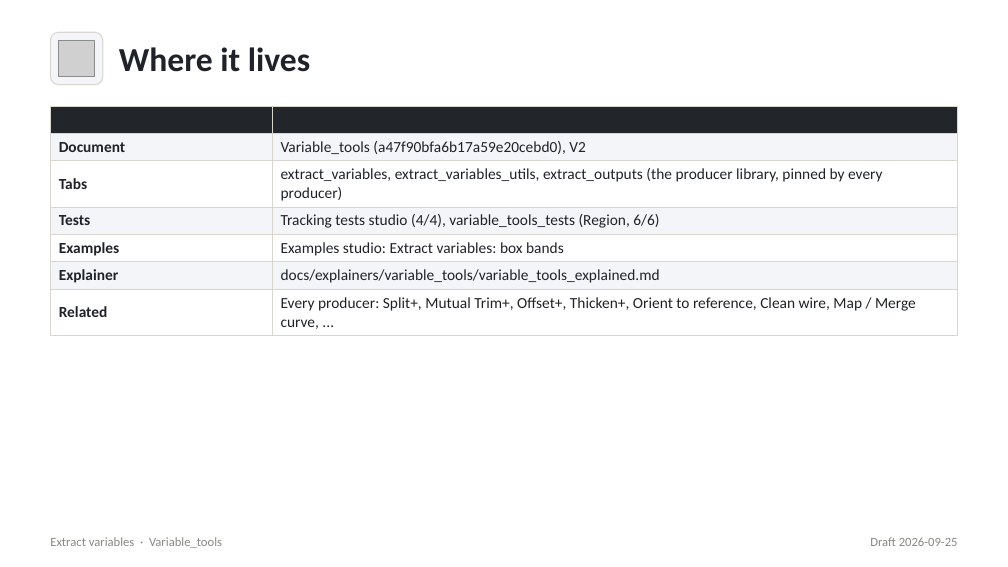
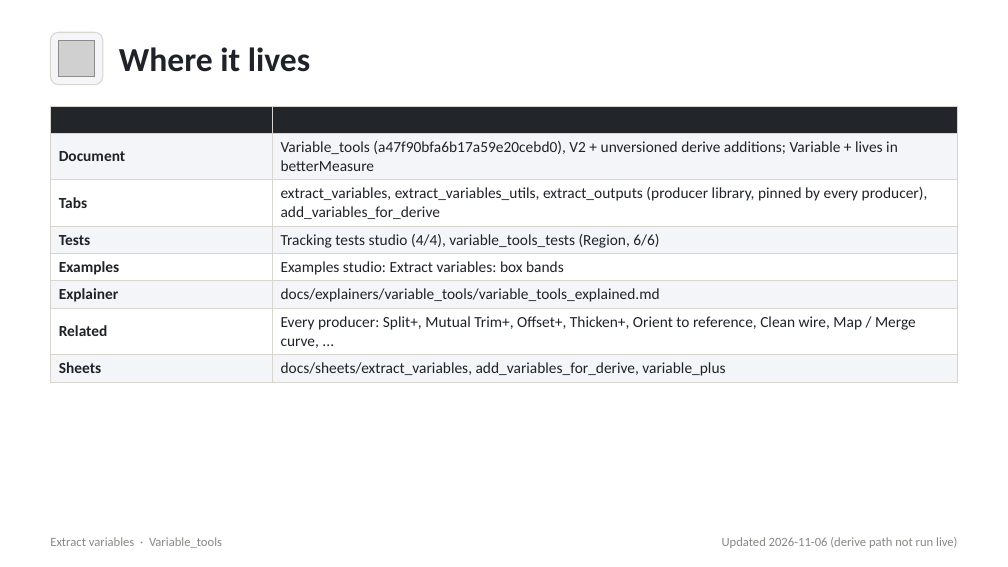
Before and after one commit to jedyeiser/featurescripts, a slide deck: slide 13 of docs/decks/extract_variables/.baseline/extract_variables.generated.pptx (slide 9 before the commit). Drawn at 1008x567 pixels with LibreOffice and Linux fonts; fonts in the diff are those of the drawing; grey boxes stand for pictures. Boxes give left, top, right and bottom in pixels: in the first picture for what was removed or moved away, otherwise in the second. Text is boxed around its words. In the diff, an @@ line names an element or a change of style, - is before the commit and + after.

```diff
--- a/docs/decks/extract_variables/.baseline/extract_variables.generated.pptx
+++ b/docs/decks/extract_variables/.baseline/extract_variables.generated.pptx
@@ table at <box>50,106,958,380</box> @@
-row 2, column 2: Variable_tools (a47f90bfa6b17a59e20cebd0), V2
+row 2, column 2: Variable_tools (a47f90bfa6b17a59e20cebd0), V2 + unversioned derive additions; Variable + lives in betterMeasure
-row 3, column 2: extract_variables, extract_variables_utils, extract_outputs (the producer library, pinned by every producer)
+row 3, column 2: extract_variables, extract_variables_utils, extract_outputs (producer library, pinned by every producer), add_variables_for_derive
+row 8: Sheets | docs/sheets/extract_variables, add_variables_for_derive, variable_plus
@@ text at <box>722,537,957,548</box>: text changed @@
-Draft 2026-09-25
+Updated 2026-11-06 (derive path not run live)
```
Also in this commit, not shown: 8 other slides changed, 4 slides added, 27 other files.
